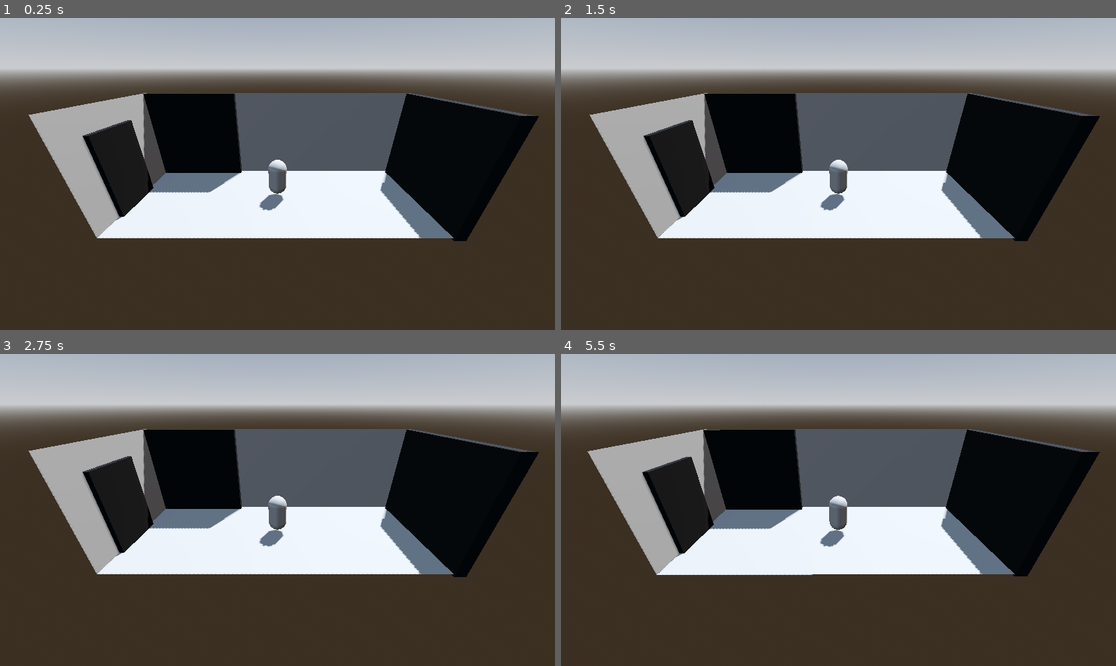
Above: before the commit, frames 1-4 (two rows, left to right).
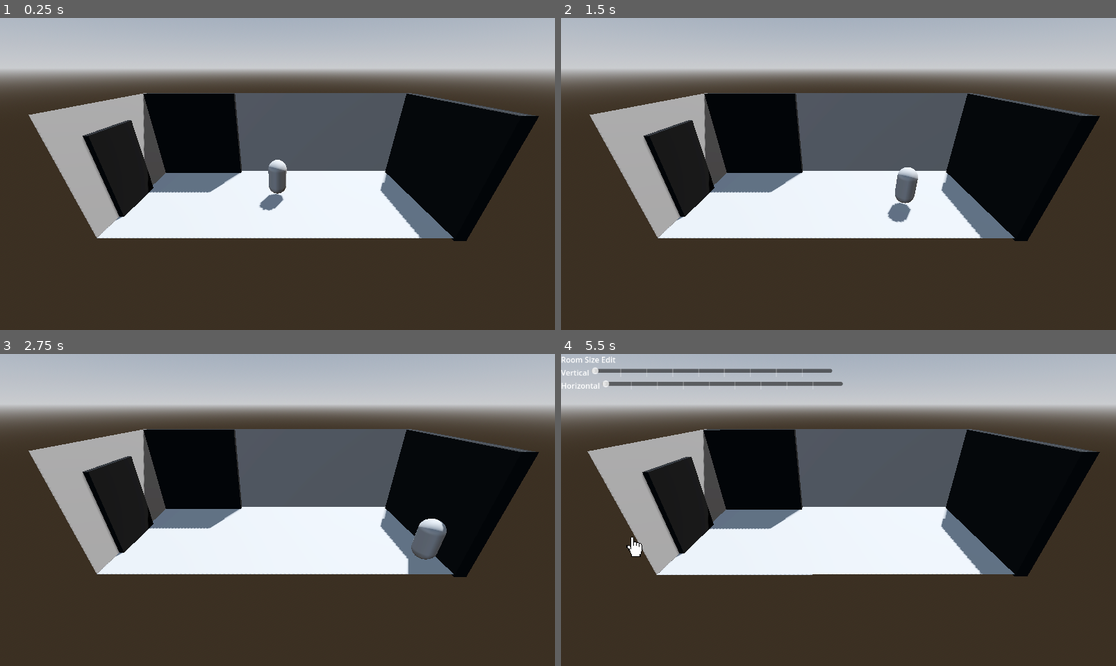
Above: after the commit, the same moments.

Repository: Pactace/Emilys-Suprise
Game: Godot game, scene res://Levels/Level Scenes/Floor 1/Entry Way.tscn
Two runs of this game, one before a commit and one after it. Both use one fixed random seed, a clock stepped at 60 frames per second and the inputs below.
Inputs:
- Up to frame 1 (0.25 s): no input
- Up to frame 2 (1.5 s): tap Enter at 0.5 s; hold D (Right, bound only after the commit) 0.53-1.28 s; hold ] (-, bound only after the commit) 0.53-1.28 s; hold S (Down, bound only after the commit) from 1.28 s (still down); tap [ (+, bound only after the commit) at 1.35 s
- Up to frame 3 (2.75 s): tap ] (-, bound only after the commit) at 1.55 s; release S (Down, bound only after the commit) at 2.03 s; hold D (Right, bound only after the commit) from 2.03 s (still down); hold ] (-, bound only after the commit) from 2.03 s (still down)
- Up to frame 4 (5.5 s): release D (Right, bound only after the commit) at 2.78 s; release ] (-, bound only after the commit) at 2.78 s; hold W (Up, bound only after the commit) 2.78-3.53 s; tap Space (Accept, bound only after the commit) at 2.85 s; tap ] (-, bound only after the commit) at 3.05, 4.55, 5.3 s; hold ] (-, bound only after the commit) 3.53-4.28 s; hold A (Left, bound only after the commit) 3.53-5.03 s; tap 1 (Camera Snap Left) at 3.6 s; tap 0 (Camera Snap Right) at 4.35 s; hold S (Down, bound only after the commit) from 5.03 s (still down); hold E (Edit Mode, bound only after the commit) from 5.03 s (still down)

The runs differ from the first frame. In frame 2, 1.0% of the frame differs, in the area x 46-65%, y 45-66%; in frame 3, 1.1%; in frame 4, 1.9%, in the area x 0-52%, y 0-66%.

Commit message:
Minor bug fixes

Diff:
--- a/emily's-suprise-(ians-eyes-only)/Levels/Components/Room.tscn
+++ b/emily's-suprise-(ians-eyes-only)/Levels/Components/Room.tscn
@@ -18,7 +18,7 @@
 [node name="Floor Nodes" type="Node3D" parent="."]
 
 [node name="Back Wall" type="MeshInstance3D" parent="."]
-transform = Transform3D(16, 0, 0, 0, 8, 0, 0, 0, 1, 0, 4, -8)
+transform = Transform3D(-16, 0, 0, 0, 8, -8.74228e-08, 0, 6.99382e-07, 1, 0, 4, -8)
 mesh = SubResource("QuadMesh_oqiun")
 skeleton = NodePath("../..")
 
@@ -54,7 +54,7 @@
 shape = SubResource("BoxShape3D_xfj0o")
 
 [node name="Front Wall" type="MeshInstance3D" parent="."]
-transform = Transform3D(-16, 0, -1.50996e-07, 0, 8, 0, 2.41593e-06, 0, -1, 0, 4, 8)
+transform = Transform3D(16, 6.99382e-07, -1.50996e-07, -1.39876e-06, 8, 0, -2.41593e-06, -1.05604e-13, -1, 0, 4, 8)
 mesh = SubResource("QuadMesh_oqiun")
 skeleton = NodePath("../..")
 
@@ -75,5 +75,5 @@
 shape = SubResource("WorldBoundaryShape3D_32o0v")
 
 [node name="Ceiling" type="MeshInstance3D" parent="."]
-transform = Transform3D(8, 0, 0, 0, -1, 6.99382e-07, 0, -8.74228e-08, -8, 0, 8, 0)
+transform = Transform3D(8, 0, 0, 0, -1, 1.20797e-06, 0, -1.50996e-07, -8, 0, 8, 0)
 mesh = SubResource("PlaneMesh_th2jy")
--- a/emily's-suprise-(ians-eyes-only)/Levels/Test_Level_2.tscn
+++ b/emily's-suprise-(ians-eyes-only)/Levels/Test_Level_2.tscn
@@ -1,6 +1,6 @@
-[gd_scene load_steps=14 format=3 uid="uid://dwpmaxxdv730r"]
+[gd_scene load_steps=10 format=3 uid="uid://dwpmaxxdv730r"]
 
-[ext_resource type="PackedScene" uid="uid://o63r3anii4c7" path="res://Levels/Components/Door.tscn" id="1_va61b"]
+[ext_resource type="PackedScene" uid="uid://dt6j24qhea4jy" path="res://Levels/Components/Room.tscn" id="1_va61b"]
 [ext_resource type="Script" path="res://Levels/character_body_3d.gd" id="2_gx12d"]
 [ext_resource type="Script" path="res://Levels/camera_controller.gd" id="3_2b52x"]
 [ext_resource type="PackedScene" uid="uid://blqcb0l0orvyd" path="res://UI_Overlay/ui_overlay.tscn" id="4_axehl"]
@@ -18,15 +18,6 @@
 tonemap_mode = 2
 glow_enabled = true
 
-[sub_resource type="QuadMesh" id="QuadMesh_u46fl"]
-
-[sub_resource type="BoxShape3D" id="BoxShape3D_a4bbc"]
-
-[sub_resource type="PlaneMesh" id="PlaneMesh_1w7ek"]
-
-[sub_resource type="BoxShape3D" id="BoxShape3D_1w7ek"]
-size = Vector3(2, 0.001, 2)
-
 [sub_resource type="CapsuleShape3D" id="CapsuleShape3D_5v4x7"]
 
 [sub_resource type="CapsuleMesh" id="CapsuleMesh_lujw4"]
@@ -40,71 +31,7 @@
 transform = Transform3D(-0.866025, -0.433013, 0.25, 0, 0.5, 0.866025, -0.5, 0.75, -0.433013, 0, 0, 0)
 shadow_enabled = true
 
-[node name="Room" type="Node3D" parent="."]
-
-[node name="Wall0" type="MeshInstance3D" parent="Room"]
-transform = Transform3D(16, 0, 0, 0, 8, 0, 0, 0, 1, 0, 4, -8)
-mesh = SubResource("QuadMesh_u46fl")
-skeleton = NodePath("../..")
-
-[node name="StaticBody3D" type="StaticBody3D" parent="Room/Wall0"]
-collision_layer = 2
-collision_mask = 2
-
-[node name="CollisionShape3D" type="CollisionShape3D" parent="Room/Wall0/StaticBody3D"]
-shape = SubResource("BoxShape3D_a4bbc")
-
-[node name="Wall1" type="MeshInstance3D" parent="Room"]
-transform = Transform3D(1.90798e-07, 0, -1, 0, 8, 0, 16, 0, 1.19249e-08, 8, 4, 0)
-mesh = SubResource("QuadMesh_u46fl")
-skeleton = NodePath("../..")
-
-[node name="StaticBody3D" type="StaticBody3D" parent="Room/Wall1"]
-collision_layer = 2
-collision_mask = 2
-
-[node name="CollisionShape3D" type="CollisionShape3D" parent="Room/Wall1/StaticBody3D"]
-shape = SubResource("BoxShape3D_a4bbc")
-
-[node name="Wall2" type="MeshInstance3D" parent="Room"]
-transform = Transform3D(-6.99382e-07, 0, 1, 0, 8, 0, -16, 0, -4.37114e-08, -8, 4, 0)
-mesh = SubResource("QuadMesh_u46fl")
-skeleton = NodePath("../..")
-
-[node name="StaticBody3D" type="StaticBody3D" parent="Room/Wall2"]
-collision_layer = 2
-collision_mask = 2
-
-[node name="CollisionShape3D" type="CollisionShape3D" parent="Room/Wall2/StaticBody3D"]
-shape = SubResource("BoxShape3D_a4bbc")
-
-[node name="Wall3" type="MeshInstance3D" parent="Room"]
-transform = Transform3D(-16, 0, -1.50996e-07, 0, 8, 0, 2.41593e-06, 0, -1, 0, 4, 8)
-mesh = SubResource("QuadMesh_u46fl")
-skeleton = NodePath("../..")
-
-[node name="StaticBody3D" type="StaticBody3D" parent="Room/Wall3"]
-collision_layer = 2
-collision_mask = 2
-
-[node name="CollisionShape3D" type="CollisionShape3D" parent="Room/Wall3/StaticBody3D"]
-shape = SubResource("BoxShape3D_a4bbc")
-
-[node name="Floor" type="MeshInstance3D" parent="Room"]
-transform = Transform3D(8, 0, 0, 0, 1, 0, 0, 0, 8, 0, 0, 0)
-mesh = SubResource("PlaneMesh_1w7ek")
-
-[node name="StaticBody3D" type="StaticBody3D" parent="Room/Floor"]
-
-[node name="CollisionShape3D" type="CollisionShape3D" parent="Room/Floor/StaticBody3D"]
-transform = Transform3D(1, 0, 0, 0, 1, 0, 0, 0, 1, 0, -0.0246024, 0)
-shape = SubResource("BoxShape3D_1w7ek")
-
-[node name="Ceiling" type="MeshInstance3D" parent="Room"]
-transform = Transform3D(8, 0, 0, 0, -1, 6.99382e-07, 0, -8.74228e-08, -8, 0, 8, 0)
-mesh = SubResource("PlaneMesh_1w7ek")
-
-[node name="Door" parent="Room" instance=ExtResource("1_va61b")]
+[node name="Room" parent="." instance=ExtResource("1_va61b")]
 
 [node name="Emily" type="CharacterBody3D" parent="."]
 transform = Transform3D(1.5, 0, 0, 0, 1.5, 0, 0, 0, 1.5, 0, 1.90891, 0)
@@ -124,4 +51,6 @@
 visible = false
 script = ExtResource("3_2b52x")
 
-[node name="RoomEdit" parent="." instance=ExtResource("4_axehl")]
+[node name="UiOverlay" parent="." node_paths=PackedStringArray("camera", "room") instance=ExtResource("4_axehl")]
+camera = NodePath("../Camera")
+room = NodePath("../Room")
--- a/emily's-suprise-(ians-eyes-only)/Levels/room.gd
+++ b/emily's-suprise-(ians-eyes-only)/Levels/room.gd
@@ -68,7 +68,13 @@
 
 func add_object(instance: Node, is_wall: bool) -> void:
 	if not is_wall:
-		wall_nodes.add_child(instance)
+		floor_nodes.add_child(instance)
+		#we have to wait just a second until the instance can be fully loaded.
+		await get_tree().create_timer(0.02).timeout
+		print(instance.check_placement())
+
+func add_object_in_empty_space():
+	pass
 
 # --- Make sure editor-set values apply at runtime ---
 func _ready() -> void:
--- a/emily's-suprise-(ians-eyes-only)/Models/Large Object.tscn
+++ b/emily's-suprise-(ians-eyes-only)/Models/Large Object.tscn
@@ -44,3 +44,5 @@
 transform = Transform3D(1, 0, 0, 0, 1, 0, 0, 0, 1, 0, 0, -2.5)
 target_position = Vector3(0, 0, 5)
 collision_mask = 2
+
+[connection signal="area_entered" from="MeshInstance3D/Area3D" to="." method="_on_area_3d_area_entered"]
--- a/emily's-suprise-(ians-eyes-only)/Models/object_script.gd
+++ b/emily's-suprise-(ians-eyes-only)/Models/object_script.gd
@@ -13,6 +13,7 @@
 var is_horizontal = false
 var camera = null
 var previous_cam_z = Vector3(0, 0, 1)
+var overlapping = false
 
 @export_enum("Normal", "Table", "Placeable on Table") var object_type: int
 
--- a/emily's-suprise-(ians-eyes-only)/UI_Overlay/Scripts/object_select.gd
+++ b/emily's-suprise-(ians-eyes-only)/UI_Overlay/Scripts/object_select.gd
@@ -88,19 +88,19 @@
 	var row_count = grid.size()
 	var moved = false
 
-	if event.is_action_pressed("ui_up"):
+	if event.is_action_pressed("Up"):
 		selected_row = max(0, selected_row - 1)
 		moved = true
 
-	elif event.is_action_pressed("ui_down"):
+	elif event.is_action_pressed("Down"):
 		selected_row = min(row_count - 1, selected_row + 1)
 		moved = true
 
-	elif event.is_action_pressed("ui_left"):
+	elif event.is_action_pressed("Left"):
 		selected_col = max(0, selected_col - 1)
 		moved = true
 
-	elif event.is_action_pressed("ui_right"):
+	elif event.is_action_pressed("Right"):
 		selected_col = min(grid[selected_row].size() - 1, selected_col + 1)
 		moved = true
 
--- a/emily's-suprise-(ians-eyes-only)/UI_Overlay/ui_overlay.tscn
+++ b/emily's-suprise-(ians-eyes-only)/UI_Overlay/ui_overlay.tscn
@@ -36,6 +36,7 @@
 offset_bottom = 85.0
 
 [node name="Mouse" type="Marker2D" parent="."]
+visible = false
 position = Vector2(148, 69)
 script = ExtResource("3_4h6r5")
 
--- a/emily's-suprise-(ians-eyes-only)/project.godot
+++ b/emily's-suprise-(ians-eyes-only)/project.godot
@@ -31,31 +31,37 @@
 Up={
 "deadzone": 0.2,
 "events": [Object(InputEventJoypadMotion,"resource_local_to_scene":false,"resource_name":"","device":-3,"axis":1,"axis_value":-1.0,"script":null)
+, Object(InputEventKey,"resource_local_to_scene":false,"resource_name":"","device":-3,"window_id":0,"alt_pressed":false,"shift_pressed":false,"ctrl_pressed":false,"meta_pressed":false,"pressed":false,"keycode":0,"physical_keycode":87,"key_label":0,"unicode":119,"location":0,"echo":false,"script":null)
 ]
 }
 Down={
 "deadzone": 0.2,
 "events": [Object(InputEventJoypadMotion,"resource_local_to_scene":false,"resource_name":"","device":-3,"axis":1,"axis_value":1.0,"script":null)
+, Object(InputEventKey,"resource_local_to_scene":false,"resource_name":"","device":-3,"window_id":0,"alt_pressed":false,"shift_pressed":false,"ctrl_pressed":false,"meta_pressed":false,"pressed":false,"keycode":0,"physical_keycode":83,"key_label":0,"unicode":115,"location":0,"echo":false,"script":null)
 ]
 }
 Left={
 "deadzone": 0.2,
 "events": [Object(InputEventJoypadMotion,"resource_local_to_scene":false,"resource_name":"","device":-3,"axis":0,"axis_value":-1.0,"script":null)
+, Object(InputEventKey,"resource_local_to_scene":false,"resource_name":"","device":-3,"window_id":0,"alt_pressed":false,"shift_pressed":false,"ctrl_pressed":false,"meta_pressed":false,"pressed":false,"keycode":0,"physical_keycode":65,"key_label":0,"unicode":97,"location":0,"echo":false,"script":null)
 ]
 }
 Right={
 "deadzone": 0.2,
 "events": [Object(InputEventJoypadMotion,"resource_local_to_scene":false,"resource_name":"","device":-3,"axis":0,"axis_value":1.0,"script":null)
+, Object(InputEventKey,"resource_local_to_scene":false,"resource_name":"","device":-3,"window_id":0,"alt_pressed":false,"shift_pressed":false,"ctrl_pressed":false,"meta_pressed":false,"pressed":false,"keycode":0,"physical_keycode":68,"key_label":0,"unicode":100,"location":0,"echo":false,"script":null)
 ]
 }
 "Edit Mode"={
 "deadzone": 0.2,
 "events": [Object(InputEventJoypadButton,"resource_local_to_scene":false,"resource_name":"","device":-3,"button_index":2,"pressure":0.0,"pressed":true,"script":null)
+, Object(InputEventKey,"resource_local_to_scene":false,"resource_name":"","device":-3,"window_id":0,"alt_pressed":false,"shift_pressed":false,"ctrl_pressed":false,"meta_pressed":false,"pressed":false,"keycode":0,"physical_keycode":69,"key_label":0,"unicode":101,"location":0,"echo":false,"script":null)
 ]
 }
 Accept={
 "deadzone": 0.2,
 "events": [Object(InputEventJoypadButton,"resource_local_to_scene":false,"resource_name":"","device":-3,"button_index":0,"pressure":0.0,"pressed":true,"script":null)
+, Object(InputEventKey,"resource_local_to_scene":false,"resource_name":"","device":-3,"window_id":0,"alt_pressed":false,"shift_pressed":false,"ctrl_pressed":false,"meta_pressed":false,"pressed":false,"keycode":0,"physical_keycode":32,"key_label":0,"unicode":32,"location":0,"echo":false,"script":null)
 ]
 }
 Cancel={
@@ -76,11 +82,13 @@
 +={
 "deadzone": 0.2,
 "events": [Object(InputEventJoypadButton,"resource_local_to_scene":false,"resource_name":"","device":-3,"button_index":6,"pressure":0.0,"pressed":false,"script":null)
+, Object(InputEventKey,"resource_local_to_scene":false,"resource_name":"","device":-3,"window_id":0,"alt_pressed":false,"shift_pressed":false,"ctrl_pressed":false,"meta_pressed":false,"pressed":false,"keycode":0,"physical_keycode":91,"key_label":0,"unicode":91,"location":0,"echo":false,"script":null)
 ]
 }
 -={
 "deadzone": 0.2,
 "events": [Object(InputEventJoypadButton,"resource_local_to_scene":false,"resource_name":"","device":-3,"button_index":4,"pressure":0.0,"pressed":false,"script":null)
+, Object(InputEventKey,"resource_local_to_scene":false,"resource_name":"","device":-3,"window_id":0,"alt_pressed":false,"shift_pressed":false,"ctrl_pressed":false,"meta_pressed":false,"pressed":false,"keycode":0,"physical_keycode":93,"key_label":0,"unicode":93,"location":0,"echo":false,"script":null)
 ]
 }
 "Pad Left"={
